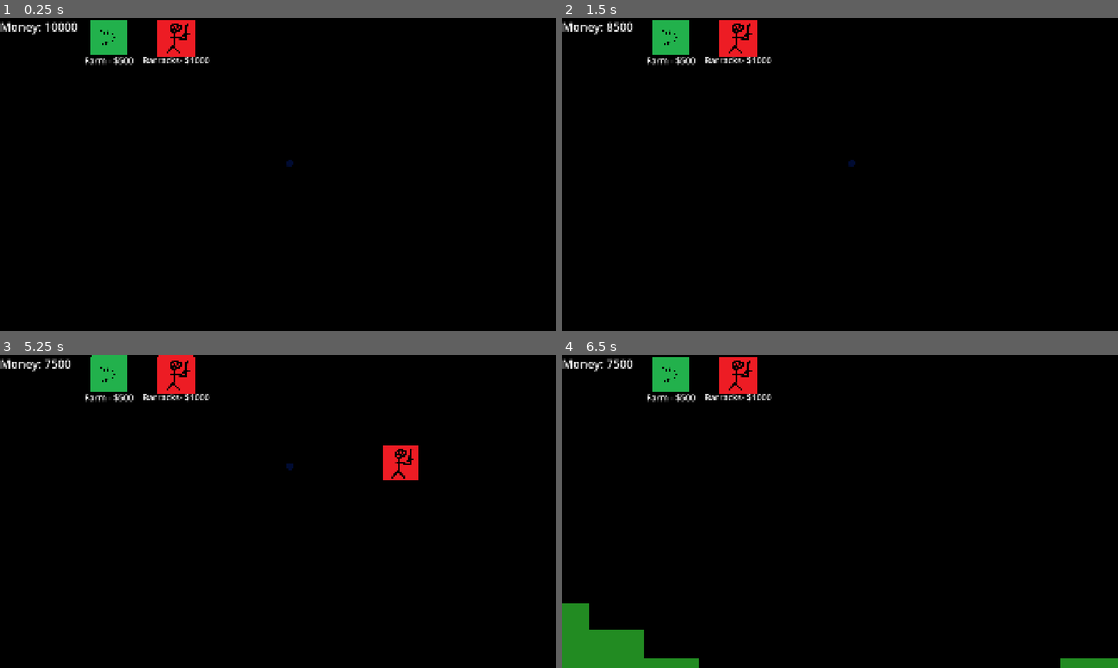
Above: before the commit, frames 1-4 (two rows, left to right).
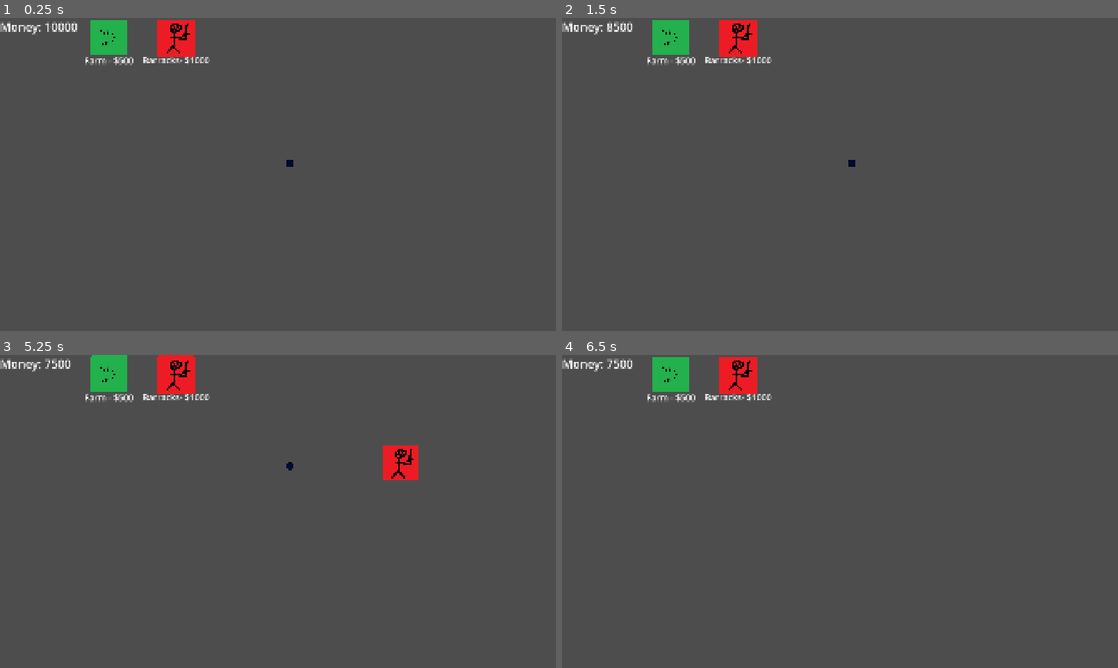
Above: after the commit, the same moments.

Repository: NathanBerglas/ROR-Testing
Game: Godot game, scene res://scenes/main.tscn
Two runs of this game, one before a commit and one after it. Both use one fixed random seed, a clock stepped at 60 frames per second and the inputs below.
Inputs (mouse positions are in pixels of both pictures, inside the frame that each line leads up to):
- Up to frame 1 (0.25 s): no input
- Up to frame 2 (1.5 s): click (667, 36) at 0.5 s; click (739, 36) at 1.25 s
- Up to frame 3 (5.25 s): click (105, 373) at 2 s; click (177, 373) at 2.75 s; click (105, 373) at 3.5 s; click (177, 373) at 4.25 s; tap Enter at 5 s; move the mouse to (400, 495) at 5.02 s; hold S (move_camera_down) from 5.03 s (still down)
- Up to frame 4 (6.5 s): move the mouse to (728, 527) at 5.77 s; release S (move_camera_down) at 5.78 s; tap A (move_camera_left) at 5.85 s

The runs differ from the first frame. In frame 1, 98% of the frame differs, in the area x 0-100%, y 0-100%; in frame 2, 98%; in frame 3, 97%; in frame 4, 98%.
Error after the commit: Out of bounds get index '47' (on base: 'Array[Array]') (res://scripts/BiomeGen/NatesBiomeGen.gd:185)

Commit message:
Mirrored biome gen

Diff:
--- a/scripts/BiomeGen/NatesBiomeGen.gd
+++ b/scripts/BiomeGen/NatesBiomeGen.gd
@@ -4,7 +4,6 @@
 @export var SCREEN_RESOLUTION: Vector2i = Vector2i(1920,1080)
 @export var COLS: int = 192
 var PIXELS_PER_TILE: int
-var points = PackedVector3Array() # (x, y, feature index)
 
 # Map Area
 @export var BORDER_RESOLUTION: int = 100
@@ -36,10 +35,16 @@
 	MAP_COLS = MAP_RESOLUTION.x / PIXELS_PER_TILE
 	MAP_ROWS = MAP_RESOLUTION.y / PIXELS_PER_TILE
 	# Generate Mesh
-	_generate_mesh()
-	#_show_points()
-
-func _show_points():
+	var points_blue_pc = _generate_points()
+	var points_red_pc = _generate_points()
+	var points_red = points_blue_pc.x
+	for pr in points_red:
+		pr.x = MAP_RESOLUTION.x + (MAP_RESOLUTION.x - pr.x)
+		points_blue_pc.x.append(pr)
+	_generate_mesh(points_blue_pc.x, points_blue_pc.y)
+	#_show_points(points_blue)
+
+func _show_points(points: PackedVector3Array):
 	for p in points:
 		var instance = target.instantiate()
 		instance.global_position = Vector2(p.x,p.y)
@@ -118,15 +123,8 @@
 	print("PDD 2D Timed out!")
 	return Vector2i.ZERO
 
-# Generates the mesh
-func _generate_mesh():
-	# Mesh variables
-	var mesh = ArrayMesh.new()
-	var arrays = []
-	var quad_size: int = PIXELS_PER_TILE
-	var vertices = PackedVector2Array()
-	var colors = PackedColorArray()
-	var indices = PackedInt32Array()
+func _generate_points() -> PackedVector3Array:
+	var points = PackedVector3Array() # (x, y, feature index)
 
 	#Resource data
 	var json_received = gen_data.data
@@ -211,10 +209,21 @@
 						# Queue it up for the next depth layer
 						depth += 1
 						stack.append([new_point, depth])
+	return [points, chunks]
+
+# Generates the mesh
+func _generate_mesh(points: PackedVector3Array, chunks: Array):
+	# Mesh variables
+	var mesh = ArrayMesh.new()
+	var arrays = []
+	var quad_size: int = PIXELS_PER_TILE
+	var vertices = PackedVector2Array()
+	var colors = PackedColorArray()
+	var indices = PackedInt32Array()
 
 	# Generates mesh
 	for row: int in MAP_ROWS:
-		for col: int in MAP_COLS:
+		for col: int in MAP_COLS*2:
 			var x: int = col * quad_size
 			var y: int = row * quad_size
 
@@ -238,22 +247,11 @@
 
 			# Generate the color for the whole quad
 			var color = biome_colours[closest_feature.y]
-			if ((sqrt(closest_feature.x) > (col * PIXELS_PER_TILE) or sqrt(closest_feature.x) > (row * PIXELS_PER_TILE))
-			or (sqrt(closest_feature.x) > MAP_RESOLUTION.y - (row * PIXELS_PER_TILE))): # Ocean
+			if (sqrt(closest_feature.x) > (col * PIXELS_PER_TILE) or sqrt(closest_feature.x) > (2 * MAP_RESOLUTION.x - col * PIXELS_PER_TILE)
+			 or sqrt(closest_feature.x) > (row * PIXELS_PER_TILE) or sqrt(closest_feature.x) > MAP_RESOLUTION.y - (row * PIXELS_PER_TILE)):
 				color = Color.DARK_BLUE
 
-			# FOR DEBUGGING
-			#if (row == floor(MAP_ROWS/2) and col == floor(MAP_COLS/2)):
-			#	color = Color.WEB_PURPLE
-			#if (closest_feature.x < PIXELS_PER_TILE): # Is on a point
-			#	color = Color.WEB_PURPLE
-			#var border_tiles = BORDER_RESOLUTION / PIXELS_PER_TILE
-			#if((col == border_tiles and border_tiles <= row and row < (MAP_RESOLUTION.y / PIXELS_PER_TILE) - border_tiles)
-			#or (row == border_tiles and border_tiles <= col)
-			#or (row == (MAP_RESOLUTION.y / PIXELS_PER_TILE) - border_tiles and border_tiles < col)):
-			#	color = Color.WEB_MAROON
-
-			colors.append_array([color, color, color, color])
+			colors.append_array([color, color*1.1, color*1.2, color*1.3])
 			# Define two triangles (quad = 2 triangles)
 			indices.append_array([i, i + 1, i + 2, i, i + 2, i + 3])
 
